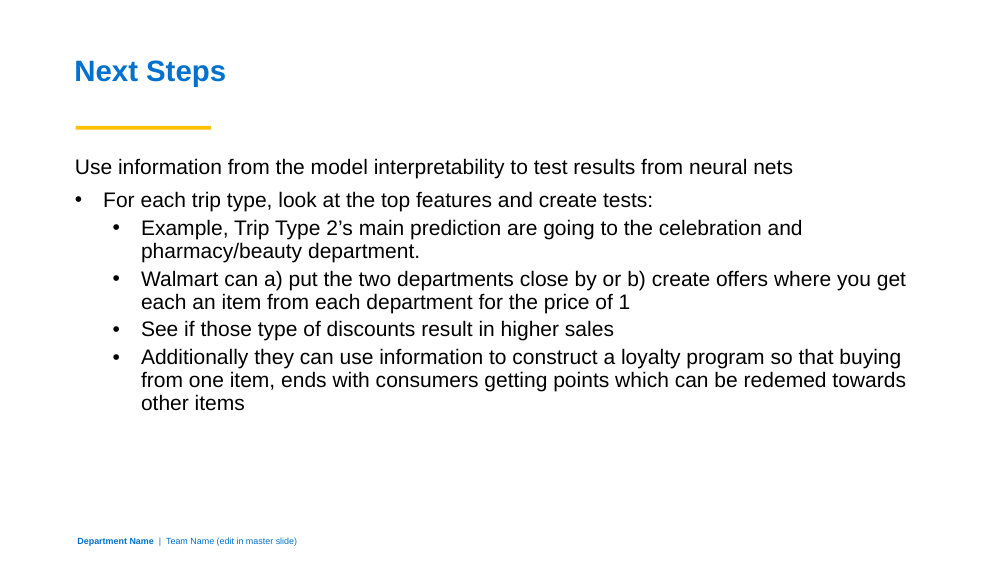
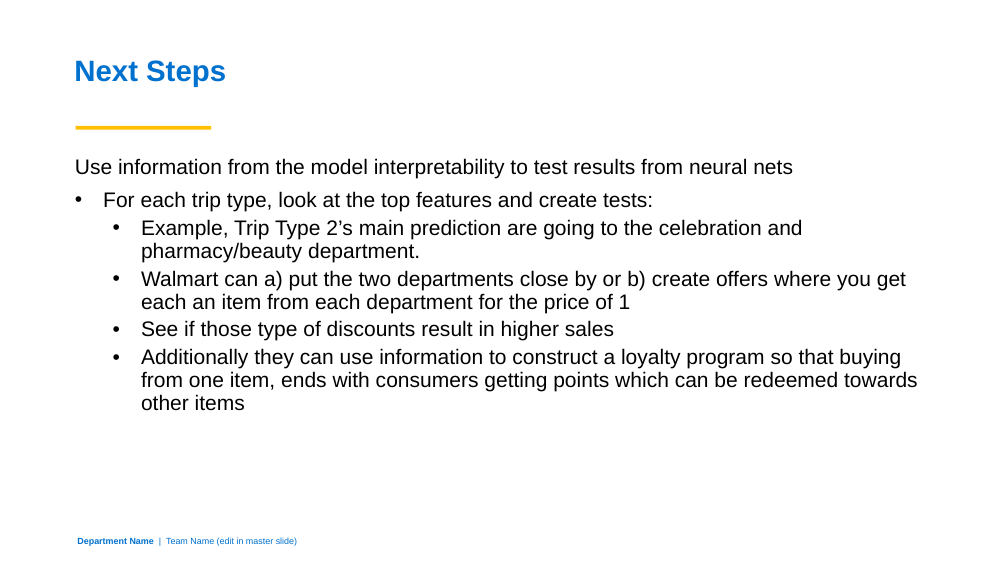
Before and after one commit to danielad-k/SPRB, a slide deck: slide 19 of Capstone 2/1.4 Walmart TripType Presentation.pptx. Drawn at 1008x567 pixels with LibreOffice and Linux fonts; fonts in the diff are those of the drawing; background and template pictures are left out. Boxes give left, top, right and bottom in pixels: in the first picture for what was removed or moved away, otherwise in the second. Text is boxed around its words. In the diff, an @@ line names an element or a change of style, - is before the commit and + after.

```diff
--- a/Capstone 2/1.4 Walmart TripType Presentation.pptx
+++ b/Capstone 2/1.4 Walmart TripType Presentation.pptx
@@ text at (141, 348, 918, 411): text changed @@
-  • Additionally they can use information to construct a loyalty program so that buying from one item, ends with consumers getting points which can be redemed towards other items
+  • Additionally they can use information to construct a loyalty program so that buying from one item, ends with consumers getting points which can be redeemed towards other items
```
Also in this commit, not shown: 5 other slides changed.
